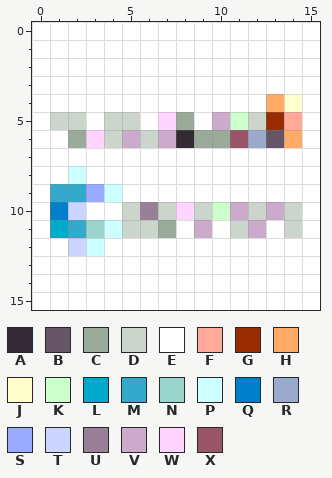
File history of a pixel-art sprite, application-tdcinstall/installer/icons/TNG-16-16.gif. Above is the file before it was changed.
The file is 16x16 pixels.
Palette (. is transparent): A #332b33  B #665566  C #99aa99  D #ccd5cc  E #ffffff  F #ffaa99  G #992b00  H #ffaa66  J #ffffcc  K #ccffcc  L #00aacc  M #33aacc  N #99d5cc  P #ccffff  Q #0080cc  R #99aacc  S #99aaff  T #ccd5ff  U #998099  V #ccaacc  W #ffd5ff  X #995566
Pixels before, first column x 0:
 0 EEEEEEEEEEEEEEEE
 1 EEEEEEEEEEEEEEEE
 2 EEEEEEEEEEEEEEEE
 3 EEEEEEEEEEEEEEEE
 4 EEEEEEEEEEEEEHJE
 5 EDDEDDEWCEVKDGFE
 6 EECWDVDVACCXRBHE
 7 EEEEEEEEEEEEEEEE
 8 EEPEEEEEEEEEEEEE
 9 EMMSPEEEEEEEEEEE
10 EQTEEDUDWDKVDVDE
11 ELMNPDDCEVEDVEDE
12 EETPEEEEEEEEEEEE
13 EEEEEEEEEEEEEEEE
14 EEEEEEEEEEEEEEEE
15 EEEEEEEEEEEEEEEE
The result:
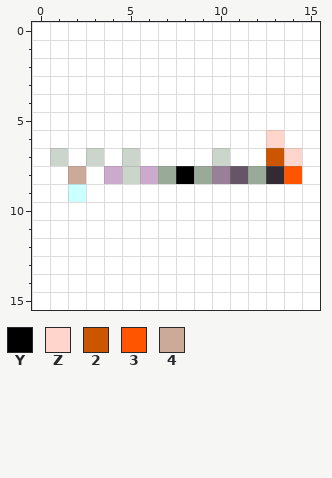
Colours new in this view: Y #000000  Z #ffd5cc  2 #cc5500  3 #ff5500  4 #ccaa99
From old to new:
y 4: x 13..14 HJ -> EE
y 5: x 1..2 DD -> EE; x 4..5 DD -> EE; x 7..8 WC -> EE; x 10..14 VKDGF -> EEEEE
y 6: x 2..14 CWDVDVACCXRBH -> EEEEEEEEEEEZE
y 7: x 1 E -> D; x 3 E -> D; x 5 E -> D; x 10 E -> D; x 13..14 EE -> 2Z
y 8: x 2 P -> 4; x 4..14 EEEEEEEEEEE -> VDVCYCUBCA3
y 9: x 1..4 MMSP -> EPEE
y 10: x 1..2 QT -> EE; x 5..14 DUDWDKVDVD -> EEEEEEEEEE
y 11: x 1..7 LMNPDDC -> EEEEEEE; x 9 V -> E; x 11..12 DV -> EE; x 14 D -> E
y 12: x 2..3 TP -> EE
Where, in picture pixels (left, top, right, bottom), the same in both pictures:
changed: (50, 94, 302, 256)
